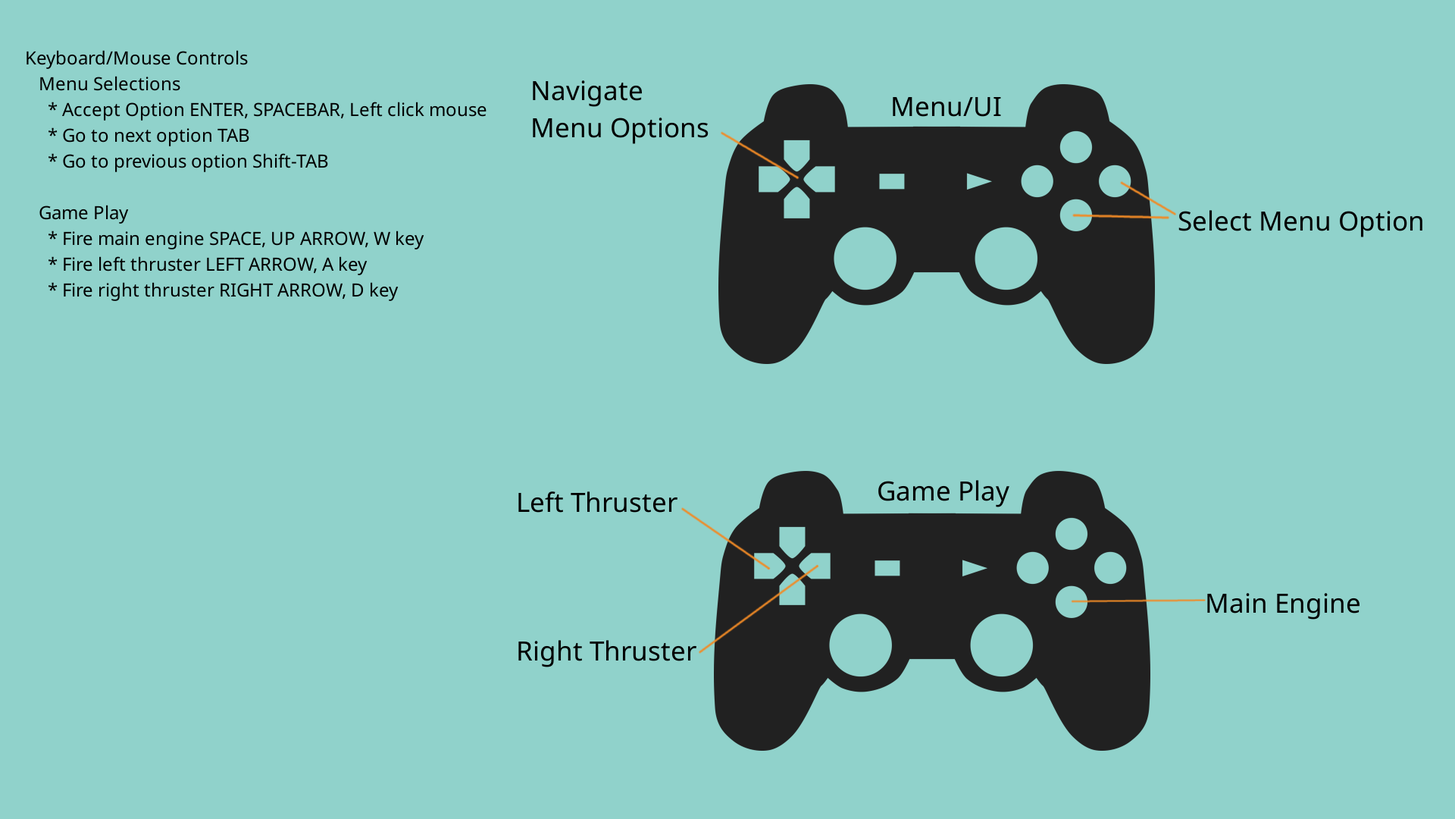
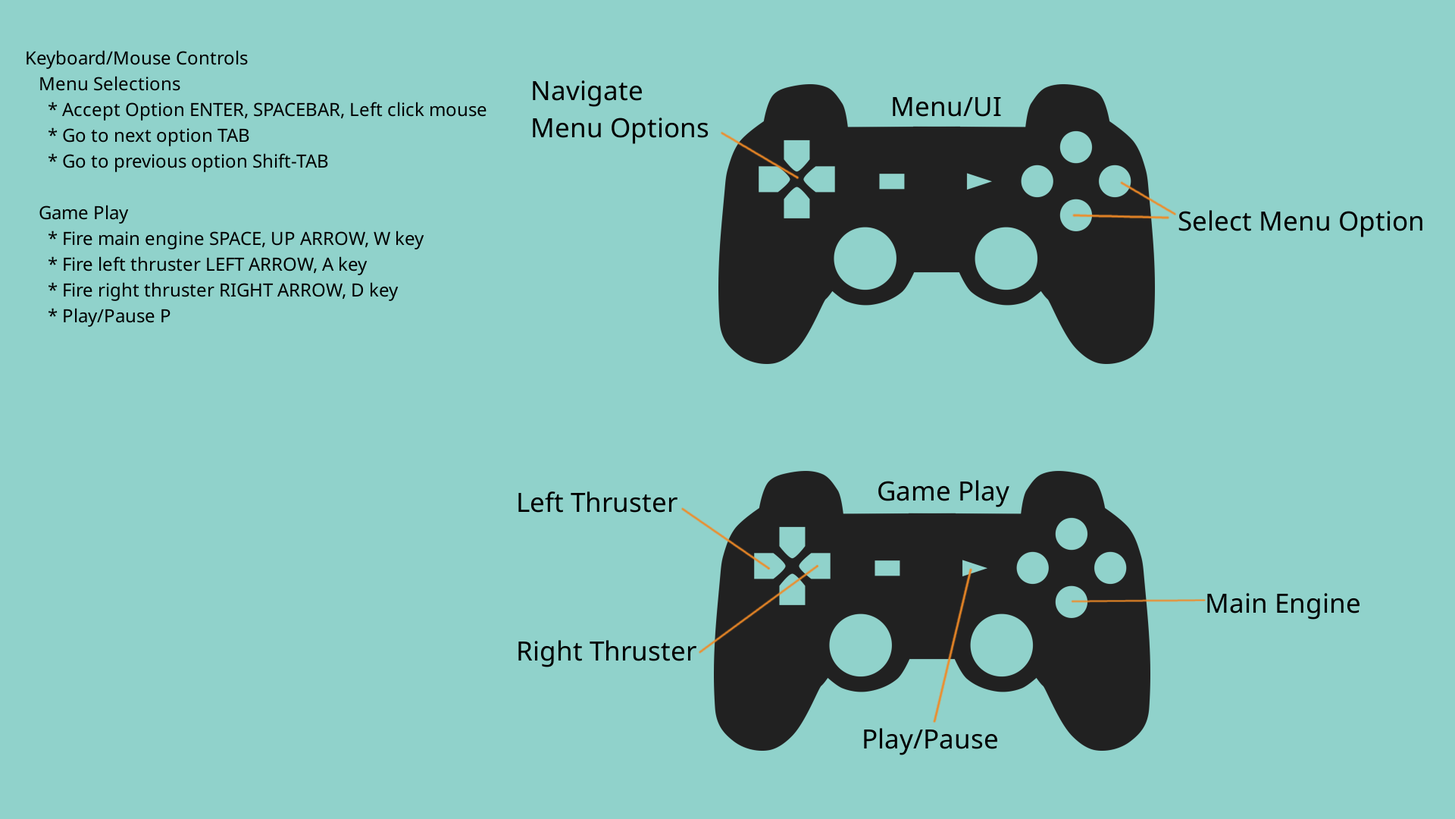
Layered file, before and after one edit (1455px x 819px). Changes by layer:
added layer "Play/Pause" above "Navigate ..." over 864, 727, 998, 755
painted on "Lines" over 932, 566, 974, 724
painted on "Keyboard/Mouse Controls ..." over 48, 307, 171, 327
